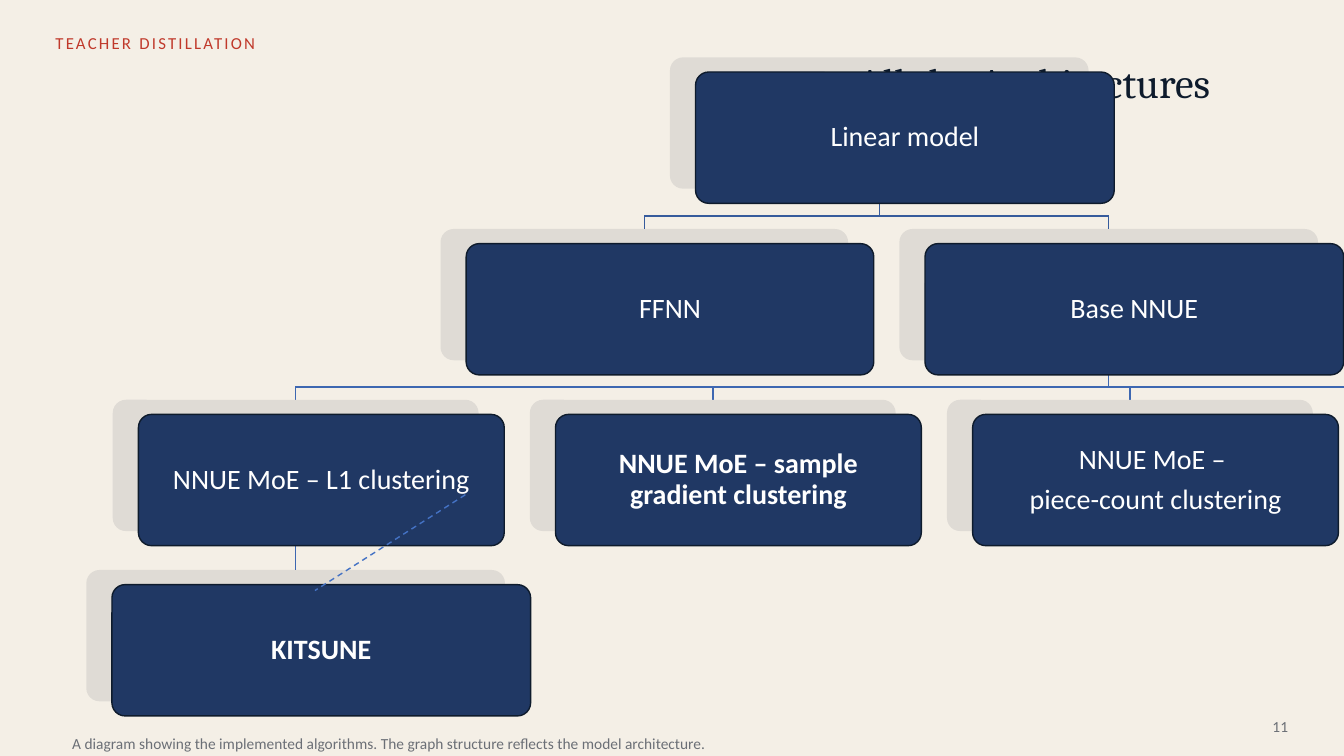
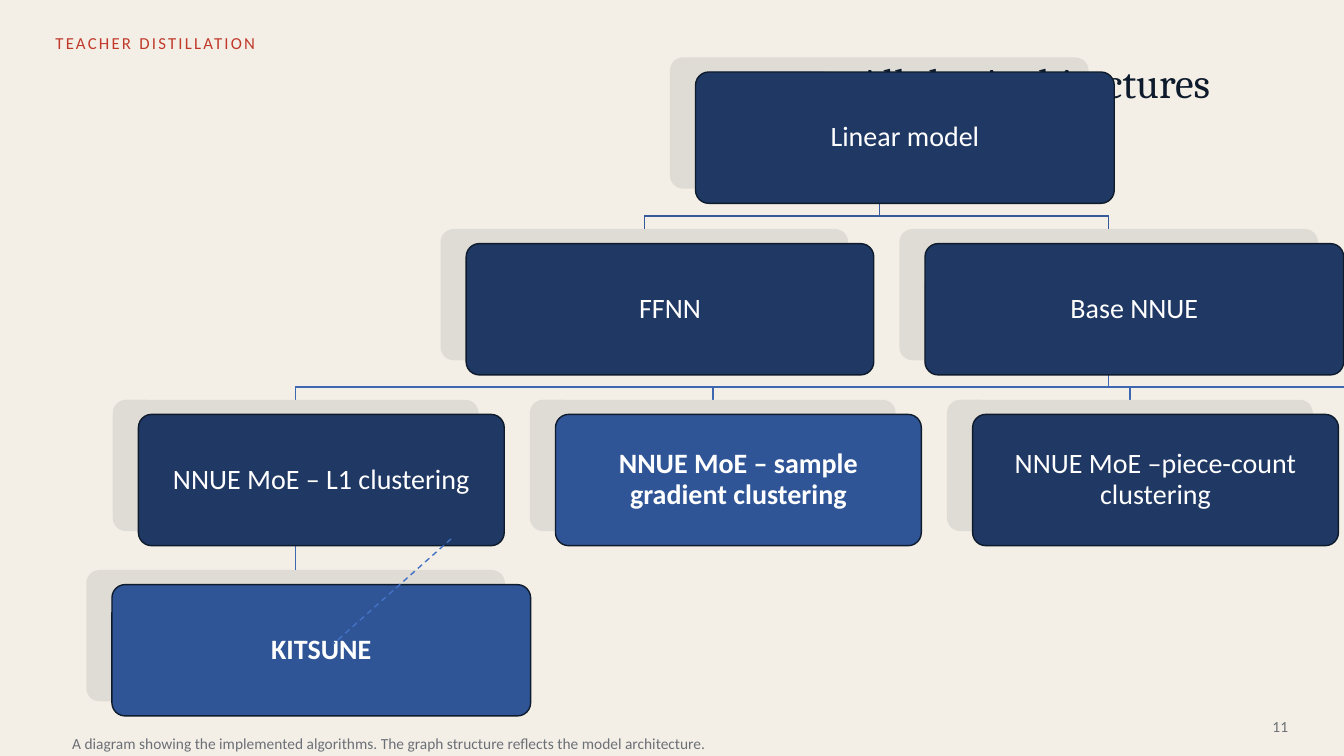
Before and after one commit to Omega97/masters-thesis-unsupervised-bucketing, a slide deck: slide 12 of Presentation/Chess_MoE_pre_defense.pptx. Drawn at 1344x756 pixels with LibreOffice and Linux fonts; fonts in the diff are those of the drawing. Boxes give left, top, right and bottom in pixels: in the first picture for what was removed or moved away, otherwise in the second. Text is boxed around its words. In the diff, an @@ line names an element or a change of style, - is before the commit and + after.

```diff
--- a/Presentation/Chess_MoE_pre_defense.pptx
+++ b/Presentation/Chess_MoE_pre_defense.pptx
@@ rounded rectangle at (x1=556, y1=414, x2=922, y2=545): fill #203864 to #2F5597 @@
@@ text at (x1=1015, y1=453, x2=1296, y2=509): text changed @@
-NNUE MoE –
-piece-count clustering
+NNUE MoE –piece-count clustering
@@ line moved from (466, 495) - (315, 591) to (452, 539) - (334, 644) @@
@@ rounded rectangle at (x1=112, y1=585, x2=530, y2=716): fill #203864 to #2F5597 @@
```
Also in this commit, not shown: 7 other slides changed, 1 other file.
